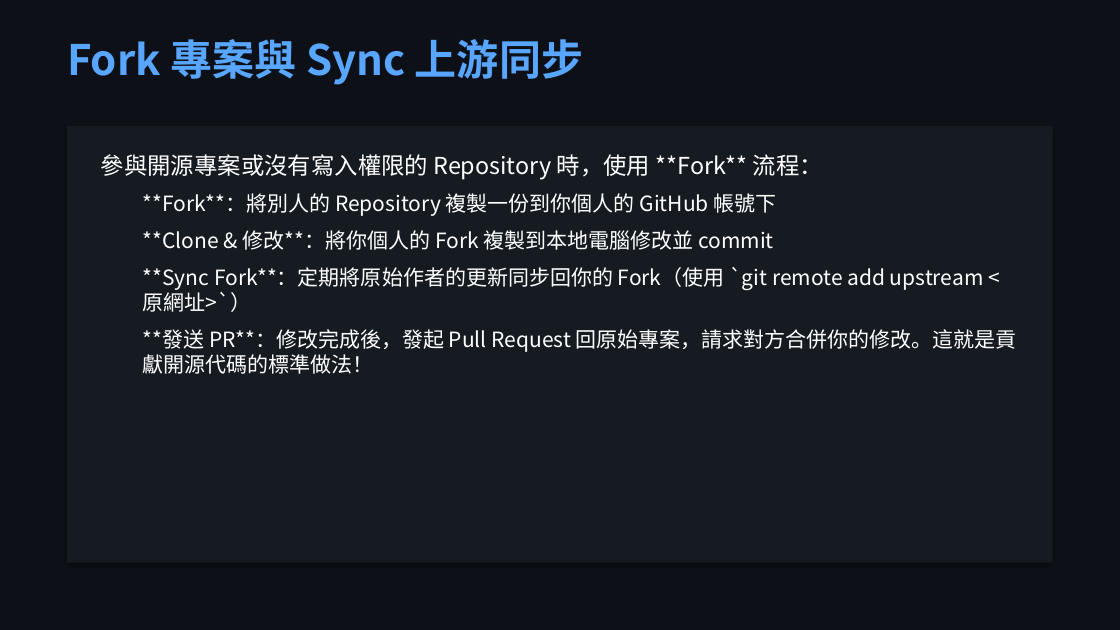
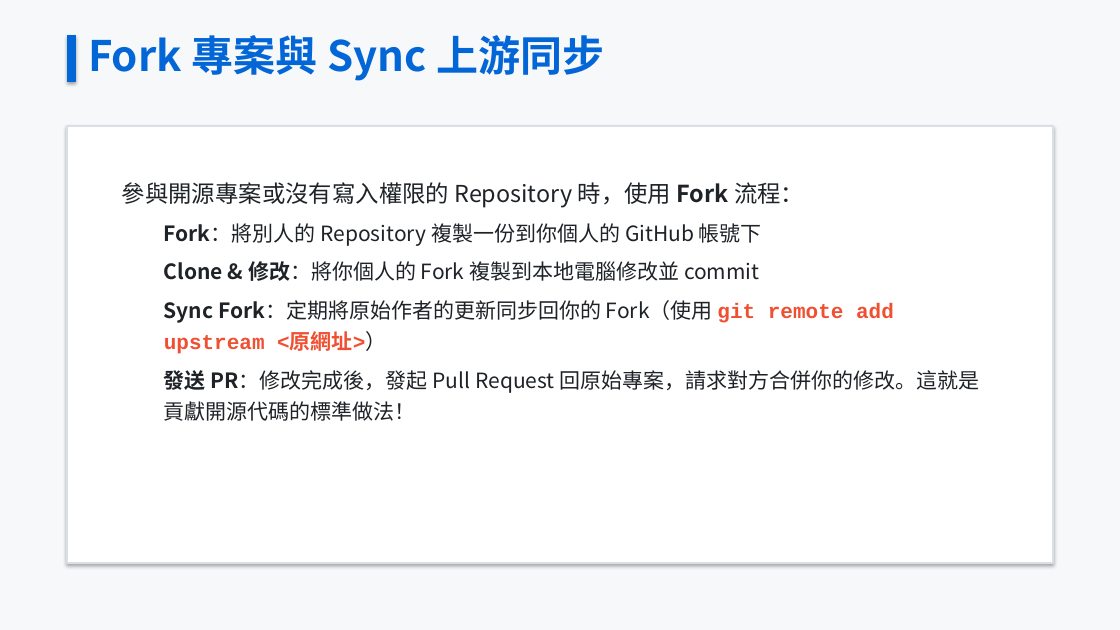
Before and after one commit to oscar7692000-beep/teaching-materials-course, a slide deck: slide 23 of GitHub_教學簡報.pptx. Drawn at 1120x630 pixels with LibreOffice and Linux fonts; fonts in the diff are those of the drawing. Boxes give left, top, right and bottom in pixels: in the first picture for what was removed or moved away, otherwise in the second. Text is boxed around its words. In the diff, an @@ line names an element or a change of style, - is before the commit and + after.

```diff
--- a/GitHub_教學簡報.pptx
+++ b/GitHub_教學簡報.pptx
@@ background #0D1117 to #F6F8FA @@
@@ text "Fork 專案與 Sync 上游同步" moved from (x1=67, y1=39, x2=583, y2=85) to (x1=88, y1=35, x2=604, y2=81) @@
@@ text "Fork 專案與 Sync 上游同步" at (x1=88, y1=35, x2=604, y2=81): text colour #58A6FF to #0366D6 @@
@@ rectangle added at (x1=67, y1=35, x2=76, y2=82), fill #0366D6, outline #0366D6 0.75 pt @@
@@ rectangle at (x1=67, y1=126, x2=1053, y2=563): fill #161B22 to #FFFFFF; outline none to #DADEE5 1.5 pt @@
@@ text at (x1=122, y1=182, x2=980, y2=421): text changed; text colour #FFFFFF to #1F2328 @@
-參與開源專案或沒有寫入權限的 Repository 時，使用 **Fork** 流程：
-  **Fork**：將別人的 Repository 複製一份到你個人的 GitHub 帳號下
-  **Clone & 修改**：將你個人的 Fork 複製到本地電腦修改並 commit
-  **Sync Fork**：定期將原始作者的更新同步回你的 Fork（使用 `git remote add upstream <原網址>`）
-  **發送 PR**：修改完成後，發起 Pull Request 回原始專案，請求對方合併你的修改。這就是貢獻開源代碼的標準做法！
+參與開源專案或沒有寫入權限的 Repository 時，使用 Fork 流程：
+  Fork：將別人的 Repository 複製一份到你個人的 GitHub 帳號下
+  Clone & 修改：將你個人的 Fork 複製到本地電腦修改並 commit
+  Sync Fork：定期將原始作者的更新同步回你的 Fork（使用 git remote add upstream <原網址>）
+  發送 PR：修改完成後，發起 Pull Request 回原始專案，請求對方合併你的修改。這就是貢獻開源代碼的標準做法！
```
Also in this commit, not shown: 24 other slides changed, 31 other files.
